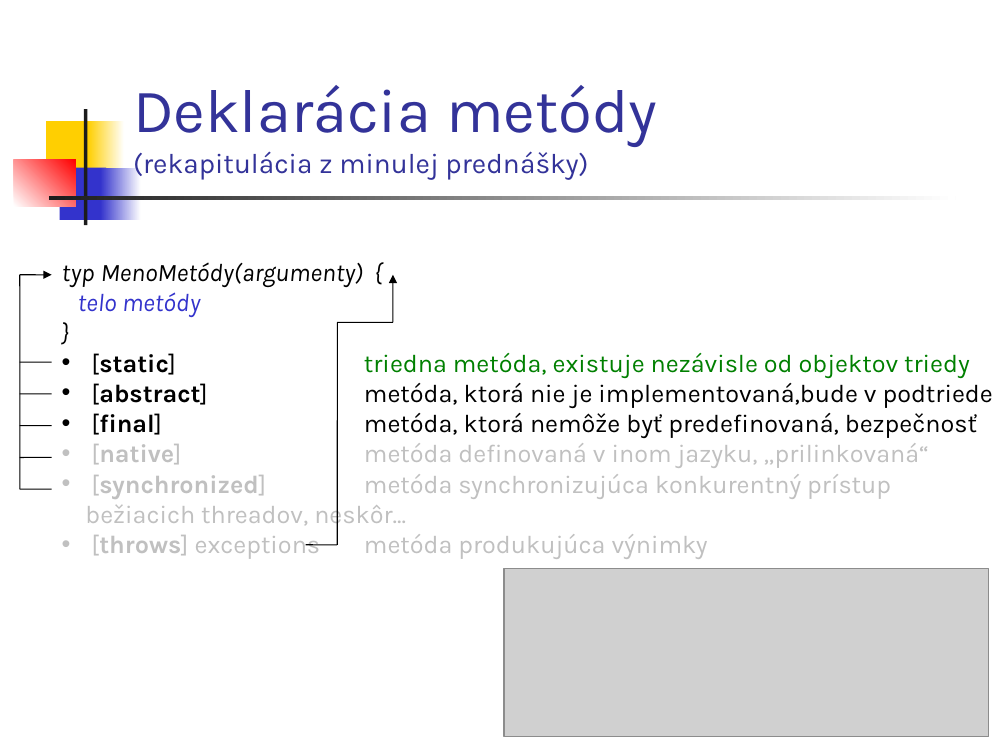
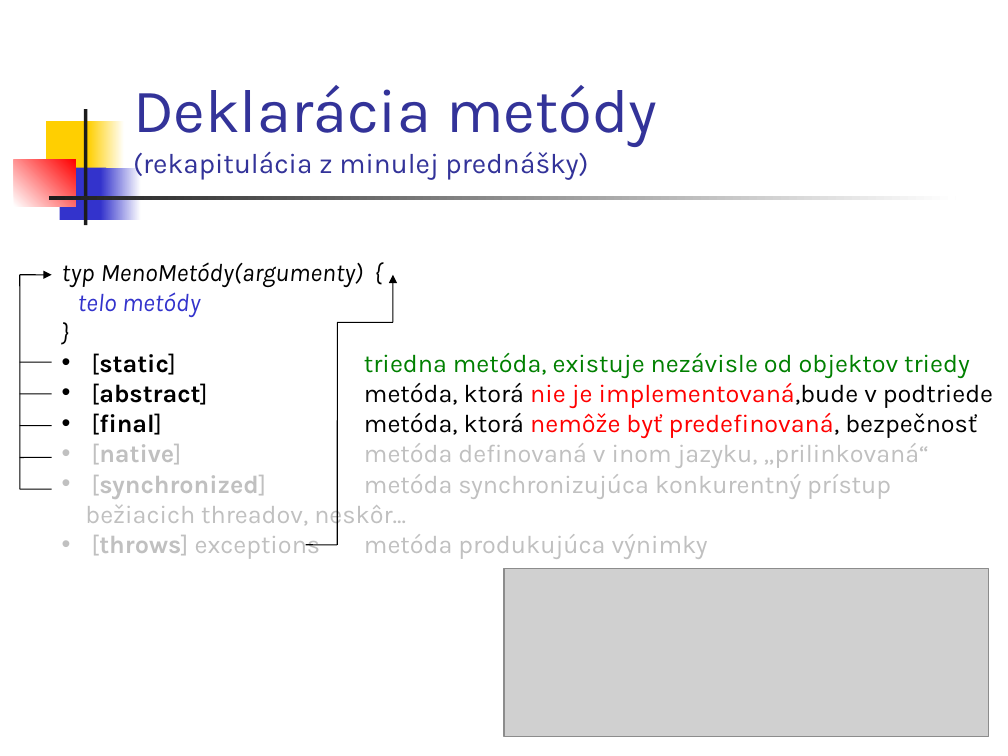
Before and after one commit to Programovanie4/Prednasky, a slide deck: slide 4 of 04/04_java.ppt. Drawn at 1008x756 pixels with LibreOffice and Linux fonts; fonts in the diff are those of the drawing; grey boxes stand for pictures. Boxes give left, top, right and bottom in pixels: in the first picture for what was removed or moved away, otherwise in the second. Text is boxed around its words. In the diff, an @@ line names an element or a change of style, - is before the commit and + after.

```diff
--- a/04/04_java.ppt
+++ b/04/04_java.ppt
@@ text at box(91, 383, 993, 438): text colour #000000 to #FF0000 in "nie je implementovaná,bude", "nemôže byť predefinovaná," @@
```
Also in this commit, not shown: 12 other slides changed, 7 slides added, 1 other file.
